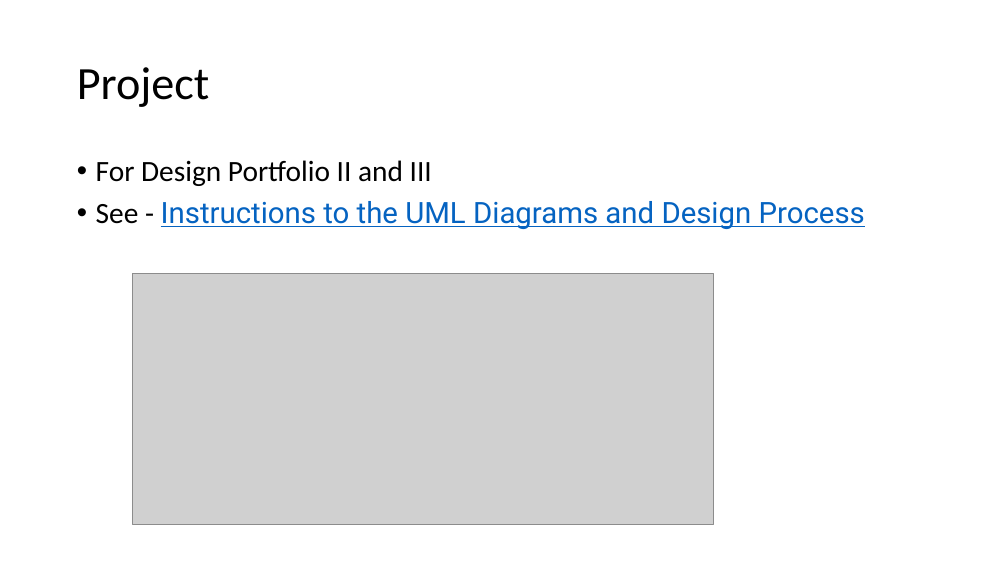
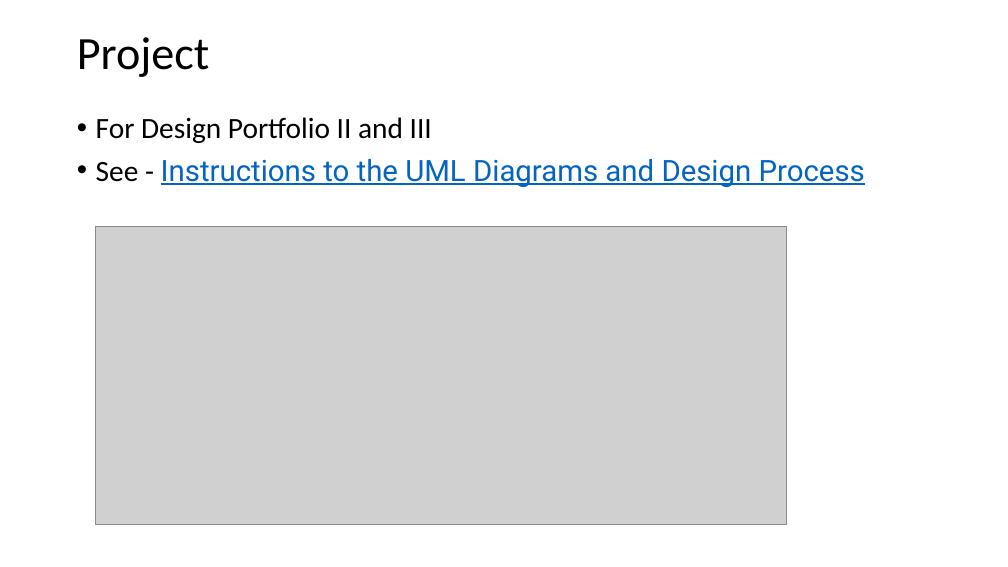
Before and after one commit to johnxu21/johnxu21.github.io, a slide deck: slide 30 of teaching/CS472/Timetable/OOD-V2.pptx (slide 29 before the commit). Drawn at 1008x567 pixels with LibreOffice and Linux fonts; fonts in the diff are those of the drawing; grey boxes stand for pictures. Boxes give left, top, right and bottom in pixels: in the first picture for what was removed or moved away, otherwise in the second. Text is boxed around its words. In the diff, an @@ line names an element or a change of style, - is before the commit and + after.

```diff
--- a/teaching/CS472/Timetable/OOD-V2.pptx
+++ b/teaching/CS472/Timetable/OOD-V2.pptx
@@ title "Project": place and size @@
-title "Project" at (77,67,209,107)
+title "Project" at (77,37,209,77)
@@ text "For Design Portfolio II and ...": place and size @@
-text "For Design Portfolio II and ..." at (96,160,865,229)
+text "For Design Portfolio II and ..." at (96,117,865,187)
@@ picture: place and size @@
-picture at (132,274,713,525)
+picture at (96,226,787,524)
```
Also in this commit, not shown: 3 other slides changed, 1 slide added, 2 other files.
